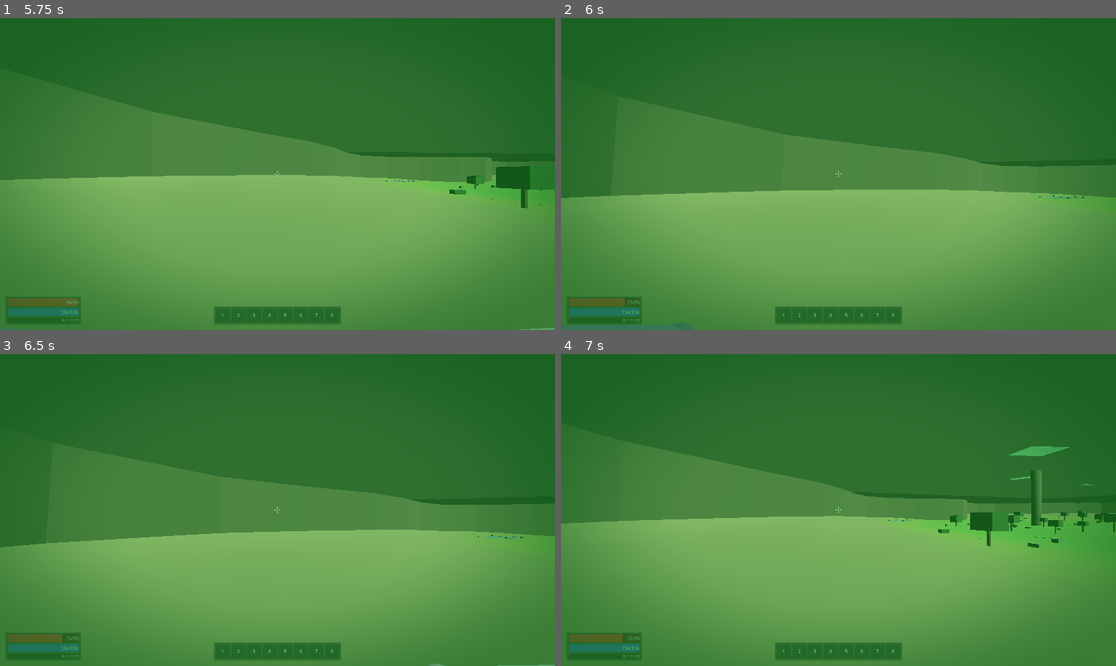
Above: before the commit, frames 1-4 (two rows, left to right).
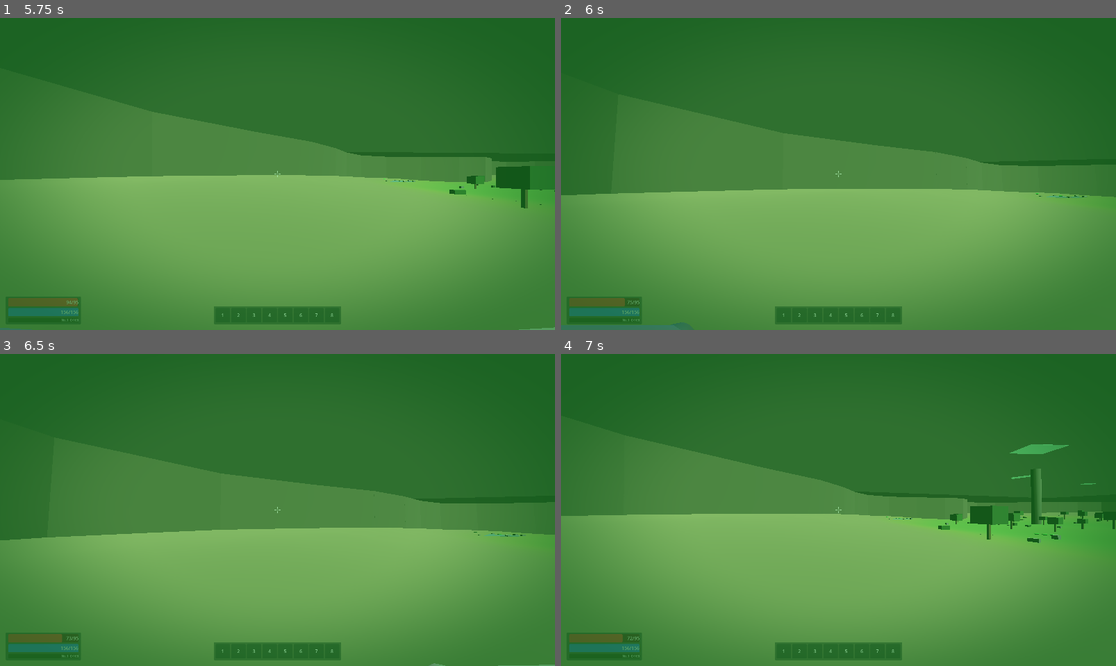
Above: after the commit, the same moments.

Repository: Jouyancito/another-game-of-dungeon
Game: Godot game, scene res://scenes/levels/floor1_prairie.tscn
Two runs of this game, one before a commit and one after it. Both use one fixed random seed, a clock stepped at 60 frames per second and the inputs below. This scene is started directly instead of the project's main scene.
Inputs (mouse positions are in pixels of both pictures, inside the frame that each line leads up to):
- Up to frame 1 (5.75 s): tap Enter at 0.5 s; move the mouse to (305, 174) at 0.52 s; hold Ctrl (crouch) 0.53-1.28 s; hold W (move_forward) from 0.53 s (still down); click (305, 174) at 0.67 s; tap Space (jump) at 0.77, 1.52, 3.02, 3.77, 4.52 s; move the mouse to (249, 174) at 1.27 s; tap E (interact) at 1.35 s; move the mouse to (288, 167) at 2.02 s; hold Shift (sprint) 2.03-2.78 s; move the mouse to (271, 180) at 2.77 s; tap F (toggle_torch) at 2.85 s; click (271, 180) at 2.92 s; move the mouse to (316, 177) at 3.52 s; tap K at 3.6 s; move the mouse to (233, 170) at 4.27 s; tap 1 at 4.35 s; move the mouse to (283, 174) at 5.02 s; tap 2 at 5.1 s; click (283, 174) at 5.17 s
- Up to frame 2 (6 s): move the mouse to (816, 167) at 5.77 s; release W (move_forward) at 5.78 s; hold D (move_right) from 5.78 s (still down); tap 3 at 5.85 s
- Up to frame 3 (6.5 s): keep holding D (move_right); tap Space (jump) at 6.02 s
- Up to frame 4 (7 s): move the mouse to (866, 510) at 6.52 s; release D (move_right) at 6.53 s; hold W (move_forward) from 6.53 s (still down); tap R at 6.6 s; tap Space (jump) at 6.77 s

Frame 1 is identical in both runs. In frame 2, 0.6% of the frame differs, in the area x 0-100%, y 32-58%; in frame 3, 1.6%; in frame 4, 2.3%, in the area x 0-100%, y 28-63%.

Commit message:
feat(boss): baba bajo boss + onda sin knockback + combo frenético
Feedback user: 'se puede tanquear bien, saltar más frenético, genere onda de impacto no knockback, genere baba abajo al lanzar'.

Cambios:
- _spawn_drool_puddle: cada vez que dispara bombardero, suelta un charquito r=2.5m, DoT 3/s, 3s duración, sin slow. Bajo el boss — penaliza al melee parado abajo.
- _rebote_land_aoe:
  - SACO el knockback (frustraba, rompía combate melee)
  - En su lugar: slow 25% por 0.6s al impacto (micro-stagger)
  - Onda de choque visual con TorusMesh dorado expandiéndose hasta 4m en 0.4s + aplasta verticalmente para fade out
- _attack_combo_rebote:
  - 3 saltos → 4 saltos (frenético)
  - Telegraph del primer salto 1.0 → 0.7s, los siguientes 0.3 → 0.2s
  - air_time 0.7 → 0.6s (más rápido)
  - Cooldown 7.0 → 6.5s

Diff:
--- a/game/scenes/enemy/king_slime.gd
+++ b/game/scenes/enemy/king_slime.gd
@@ -192,7 +192,9 @@
 		return
 	var impact_pos: Vector3 = target.global_position
 	impact_pos.y = global_position.y
-	print("[KingSlime] BOMBARDERO impact_pos=", impact_pos, " target_pos=", target.global_position)
+	# Baba que gotea bajo el boss al disparar — deja charquito pequeño
+	# temporal (penaliza al melee parado abajo).
+	_spawn_drool_puddle(global_position)
 	_spawn_ground_marker(impact_pos, BOMB_TELEGRAPH, BOMB_AOE_RADIUS)
 	_spawn_bomb_baba(impact_pos, BOMB_TELEGRAPH, false)
 	# Splatter: 5 sub-babas en patrón estrella alrededor del impacto,
@@ -710,16 +712,17 @@
 	_schedule_next_attack(4.0)
 
 
-# Combo rebote (Fase 3+): 3 saltos rápidos, telegraph corto en el primero.
+# Combo rebote (Fase 3+): 4 saltos frenéticos, telegraph corto.
+# User feedback: se podía tanquear — ahora más saltos + telegraphs cortos.
 func _attack_combo_rebote() -> void:
-	for i in 3:
+	for i in 4:
 		if is_dead or not is_instance_valid(self):
 			return
-		var tele: float = 1.0 if i == 0 else 0.3
-		await _do_single_rebote(tele, 0.7)
+		var tele: float = 0.7 if i == 0 else 0.2
+		await _do_single_rebote(tele, 0.6)
 	if is_dead or not is_instance_valid(self):
 		return
-	_schedule_next_attack(7.0)
+	_schedule_next_attack(6.5)
 
 
 # Un único rebote: telegraph → salto arco → land → AoE + charco (si fase ≥ 3).
@@ -757,27 +760,98 @@
 func _rebote_land_aoe() -> void:
 	var aoe_radius: float = 4.0
 	var aoe_damage: float = base_damage_for_attack() + 10.0
-	var knockback_up: float = 6.0
-	var knockback_out: float = 10.0
 	for p in get_tree().get_nodes_in_group("player"):
 		if p is Node3D and p.global_position.distance_to(global_position) <= aoe_radius:
 			if p.has_method("take_damage"):
 				p.take_damage(aoe_damage)
-			if p is CharacterBody3D:
-				var push: Vector3 = p.global_position - global_position
-				push.y = 0.0
-				if push.length() < 0.1:
-					push = Vector3(1, 0, 0)
-				push = push.normalized() * knockback_out
-				push.y = knockback_up
-				p.velocity = push
+			# Sin knockback — user feedback: frustra, rompe combate.
+			# En su lugar: slow breve al recibir la onda.
+			_apply_slow(p, 0.75, 0.6)
+	# Onda de choque visual — ring que se expande en el suelo
+	_spawn_shockwave_ring(global_position, aoe_radius)
 	# Fase 3+: charco ácido en el punto de aterrizaje.
 	if current_phase >= Phase.THREE:
 		_spawn_acid_pool(global_position)
 
 
+# Ring de onda de choque — puramente visual. Aparece al aterrizar un rebote
+# y se expande hasta el radio del AoE en 0.4s, luego desvanece.
+func _spawn_shockwave_ring(pos: Vector3, max_radius: float) -> void:
+	var ring: MeshInstance3D = MeshInstance3D.new()
+	ring.name = "ShockwaveRing"
+	var torus := TorusMesh.new()
+	torus.inner_radius = max_radius * 0.95
+	torus.outer_radius = max_radius
+	var mat := StandardMaterial3D.new()
+	mat.albedo_color = Color(0.95, 0.85, 0.2)
+	mat.emission_enabled = true
+	mat.emission = Color(1.0, 0.9, 0.3)
+	mat.emission_energy_multiplier = 2.0
+	torus.material = mat
+	ring.mesh = torus
+	get_tree().current_scene.add_child(ring)
+	ring.global_position = Vector3(pos.x, pos.y + 0.15, pos.z)
+	ring.scale = Vector3(0.2, 1.0, 0.2)
+	var tw: Tween = create_tween()
+	tw.tween_property(ring, "scale", Vector3(1.0, 1.0, 1.0), 0.4)
+	tw.parallel().tween_property(ring, "scale:y", 0.2, 0.4)
+	tw.tween_callback(func():
+		if is_instance_valid(ring):
+			ring.queue_free()
+	)
+
+
 # ── Charco ácido (Fase 3+) ────────────────────────────────────────────
 # Area3D inline: cilindro verde + DoT. Radio 2m, 3 dmg/s, dura 5s.
+# Charquito pequeño que gotea del boss mientras bombardea — versión lite
+# del acid pool: radio menor, duración corta, DoT menor, sin slow.
+func _spawn_drool_puddle(pos: Vector3) -> void:
+	var pool: Area3D = Area3D.new()
+	pool.name = "DroolPuddle"
+	pool.monitoring = true
+	pool.monitorable = false
+	pool.collision_mask = 1
+	var cs := CollisionShape3D.new()
+	var cyl := CylinderShape3D.new()
+	cyl.radius = 2.5
+	cyl.height = 0.4
+	cs.shape = cyl
+	pool.add_child(cs)
+	var mv := MeshInstance3D.new()
+	var cm := CylinderMesh.new()
+	cm.top_radius = 2.5
+	cm.bottom_radius = 2.5
+	cm.height = 0.1
+	var mat := StandardMaterial3D.new()
+	mat.albedo_color = Color(0.4, 0.85, 0.3)
+	mat.emission_enabled = true
+	mat.emission = Color(0.2, 0.6, 0.15)
+	mat.emission_energy_multiplier = 0.5
+	cm.material = mat
+	mv.mesh = cm
+	pool.add_child(mv)
+	get_tree().current_scene.add_child(pool)
+	pool.global_position = Vector3(pos.x, pos.y + 0.03, pos.z)
+	_drive_drool_puddle(pool)
+
+
+func _drive_drool_puddle(pool: Area3D) -> void:
+	const TICK: float = 0.5
+	const LIFETIME: float = 3.0
+	const DOT_DROOL: float = 3.0
+	var elapsed: float = 0.0
+	while elapsed < LIFETIME and is_instance_valid(pool):
+		await get_tree().create_timer(TICK).timeout
+		if not is_instance_valid(pool):
+			return
+		elapsed += TICK
+		for body in pool.get_overlapping_bodies():
+			if body.is_in_group("player") and body.has_method("take_damage"):
+				body.take_damage(DOT_DROOL * TICK)
+	if is_instance_valid(pool):
+		pool.queue_free()
+
+
 func _spawn_acid_pool(pos: Vector3) -> void:
 	var pool: Area3D = Area3D.new()
 	pool.name = "AcidPool"
